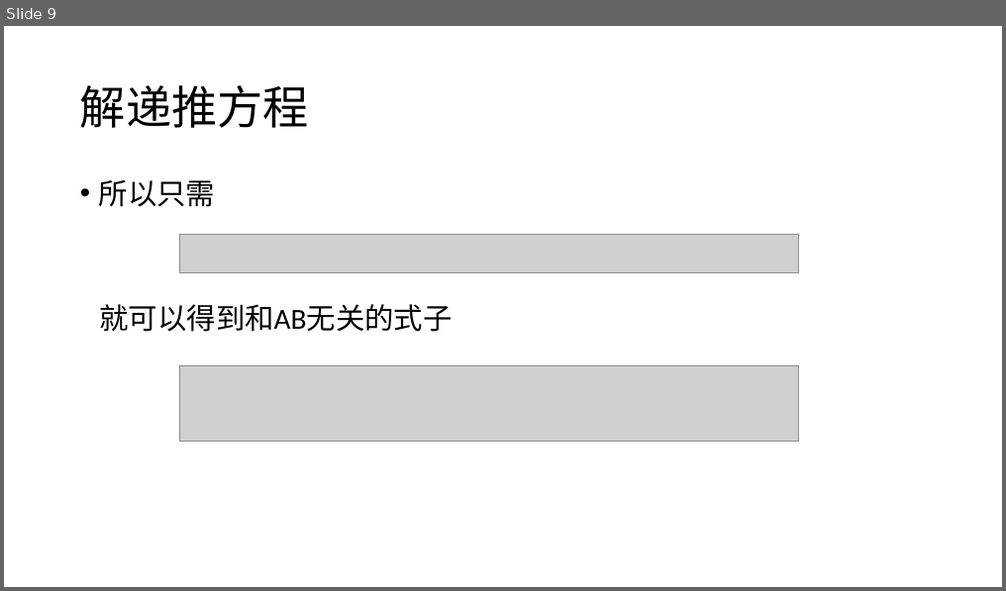
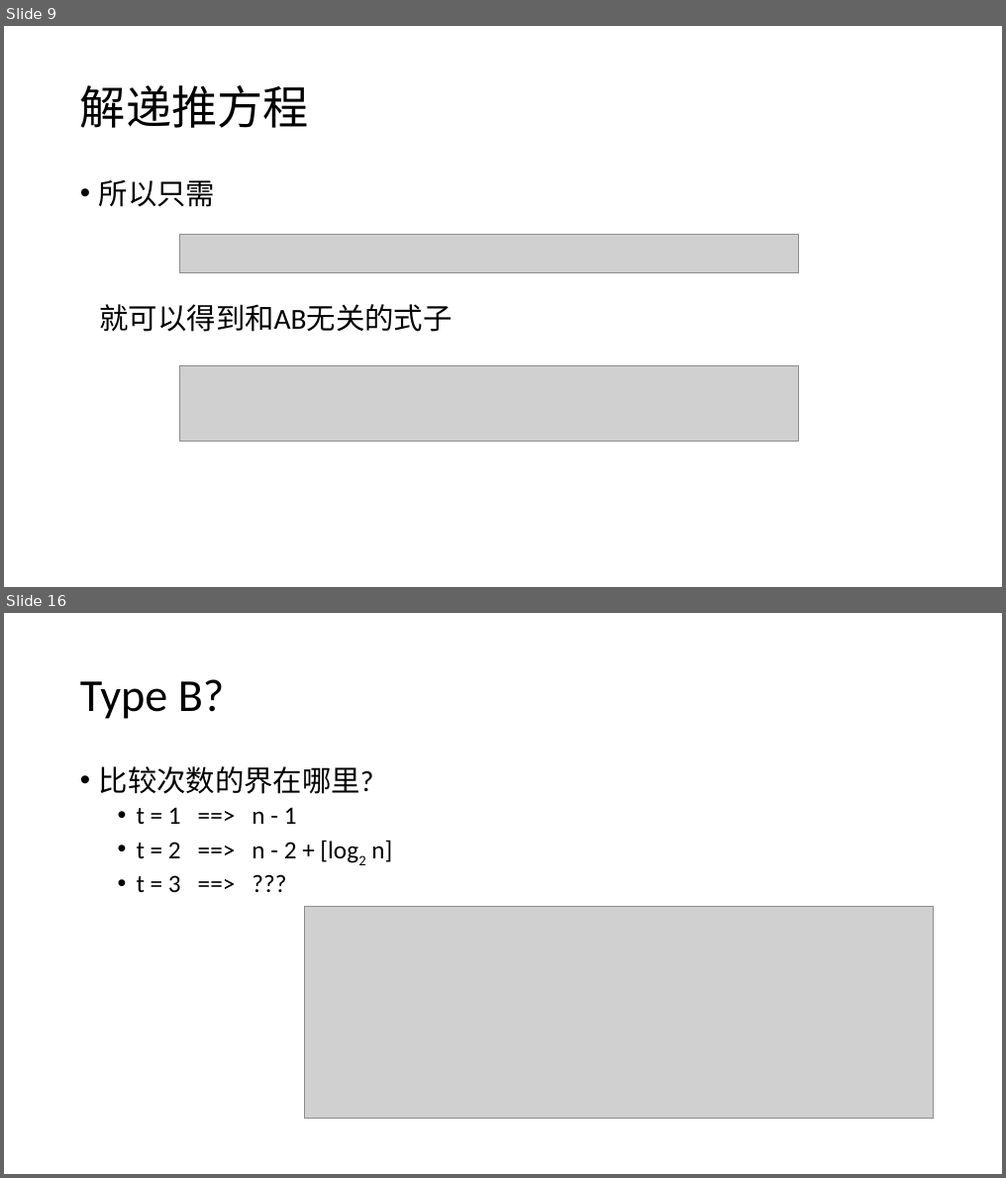
Before and after one commit to DanDoge/course_pku, a slide deck: Algorithm Design and Analysis/seminar/pre/paper/Mathematical-03.pptx. Shown one above the other, each under a label of ours: slide 9 before the commit, slides 9 and 16 after it; the slides between them are not shown. The pictures are 1006x591 and 1006x1178 pixels, drawn with LibreOffice and Linux fonts; fonts in the diff are those of the drawing; grey boxes stand for pictures. Boxes give left, top, right and bottom in pixels: in the first picture for what was removed or moved away, otherwise in the second. Text is boxed around its words. In the diff, an @@ line names an element or a change of style, - is before the commit and + after.

```diff
--- a/Algorithm Design and Analysis/seminar/pre/paper/Mathematical-03.pptx
+++ b/Algorithm Design and Analysis/seminar/pre/paper/Mathematical-03.pptx
@@ slide 16 added at (4,613,1002,1174), background #FFFFFF @@
@@ title added at (80,679,224,719), 44 pt, text #000000 @@
+Type B?
@@ text added at (99,766,392,892), 24 pt, text #000000 @@
+• 比较次数的界在哪里?
+  • t = 1 ==> n - 1
+  • t = 2 ==> n - 2 + [log2 n]
+  • t = 3 ==> ???
@@ picture added at (305,906,934,1119) @@
```
Also in this commit, not shown: 2 slides changed, 9 other slides added, 20 other files.
